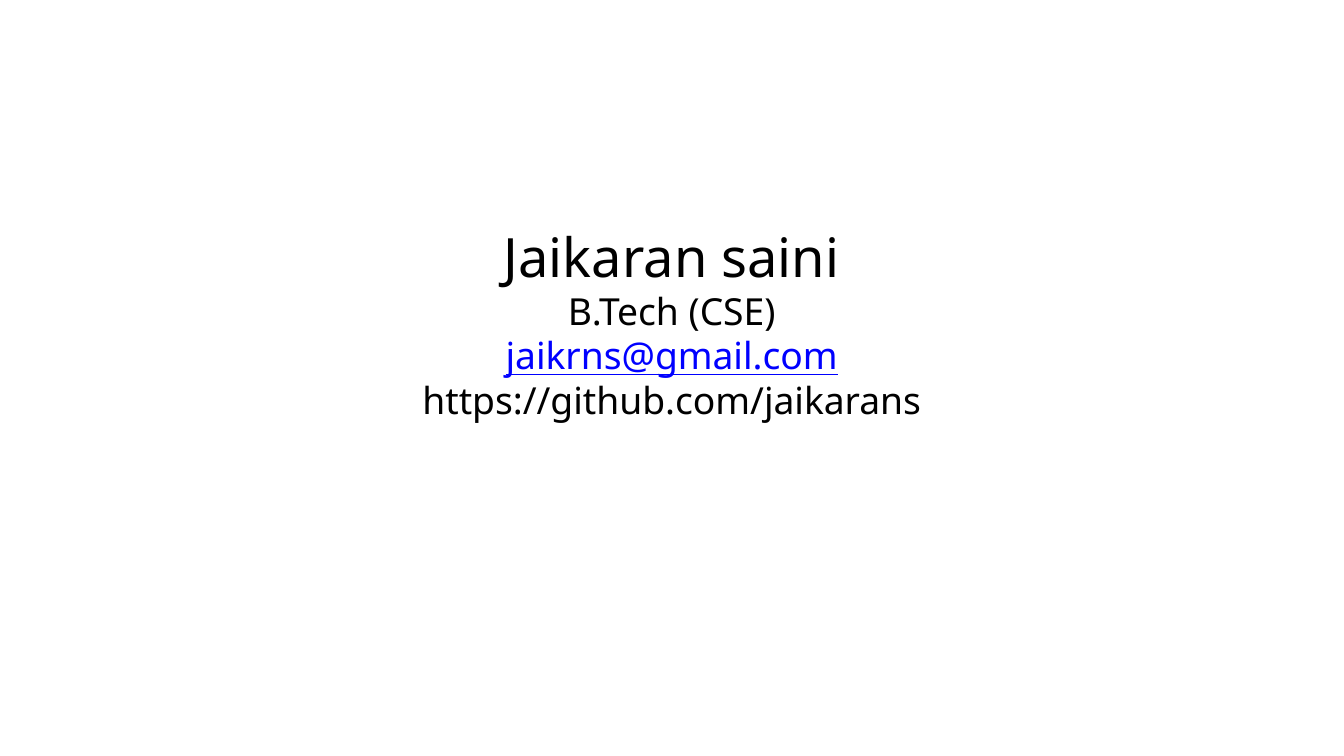
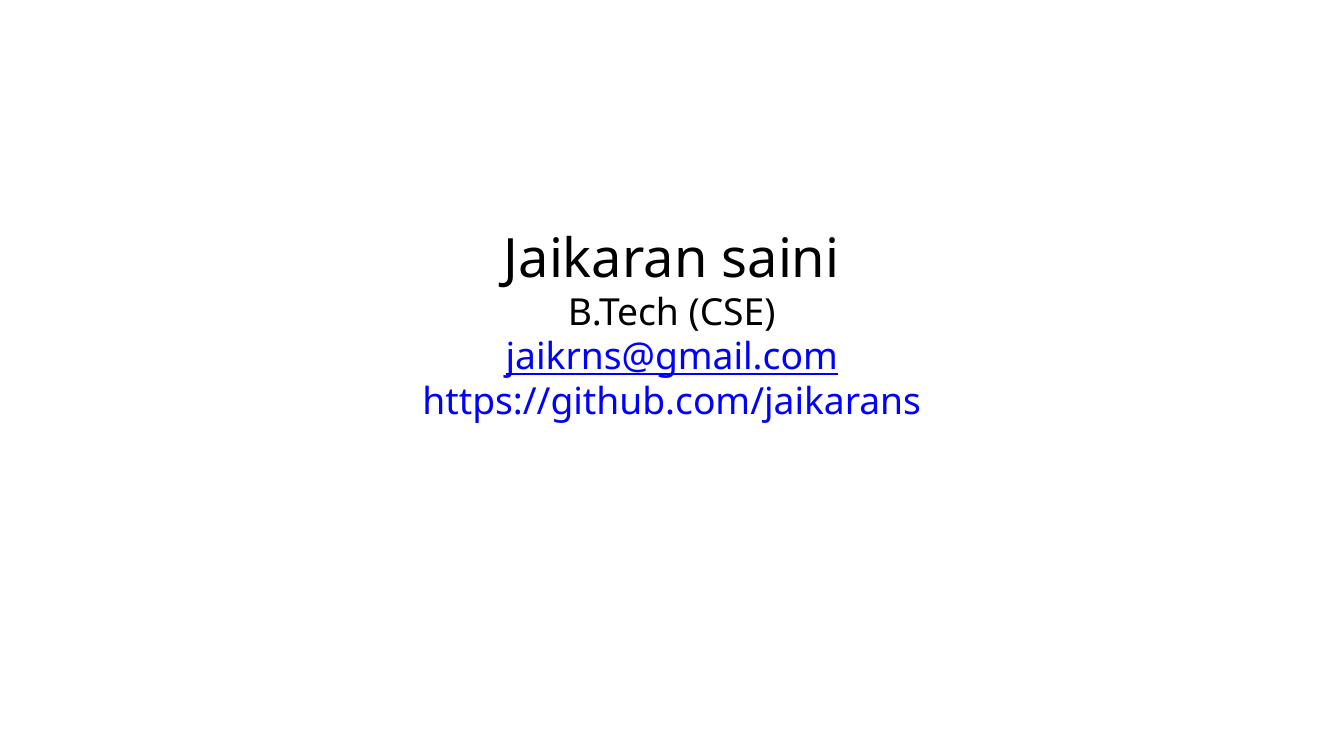
Before and after one commit to jaikarans/my-ppts, a slide deck: slide 14 of ecommerce-site-ppt/monday-ppt.pptx. Drawn at 1344x756 pixels with LibreOffice and Linux fonts; fonts in the diff are those of the drawing. Boxes give left, top, right and bottom in pixels: in the first picture for what was removed or moved away, otherwise in the second. Text is boxed around its words. In the diff, an @@ line names an element or a change of style, - is before the commit and + after.

```diff
--- a/ecommerce-site-ppt/monday-ppt.pptx
+++ b/ecommerce-site-ppt/monday-ppt.pptx
@@ text at box(422, 385, 921, 423): text colour #000000 to #0000FF in "https://github.com/jaikarans" @@
```
Also in this commit, not shown: 1 other slide changed, 1 other file.
